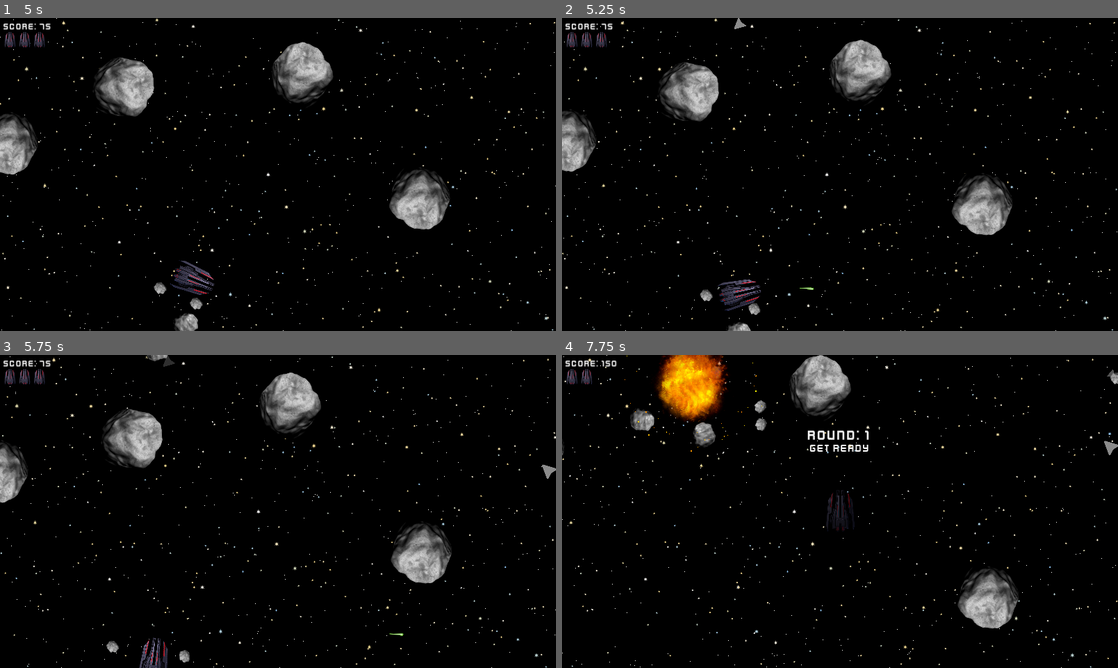
Above: before the commit, frames 1-4 (two rows, left to right).
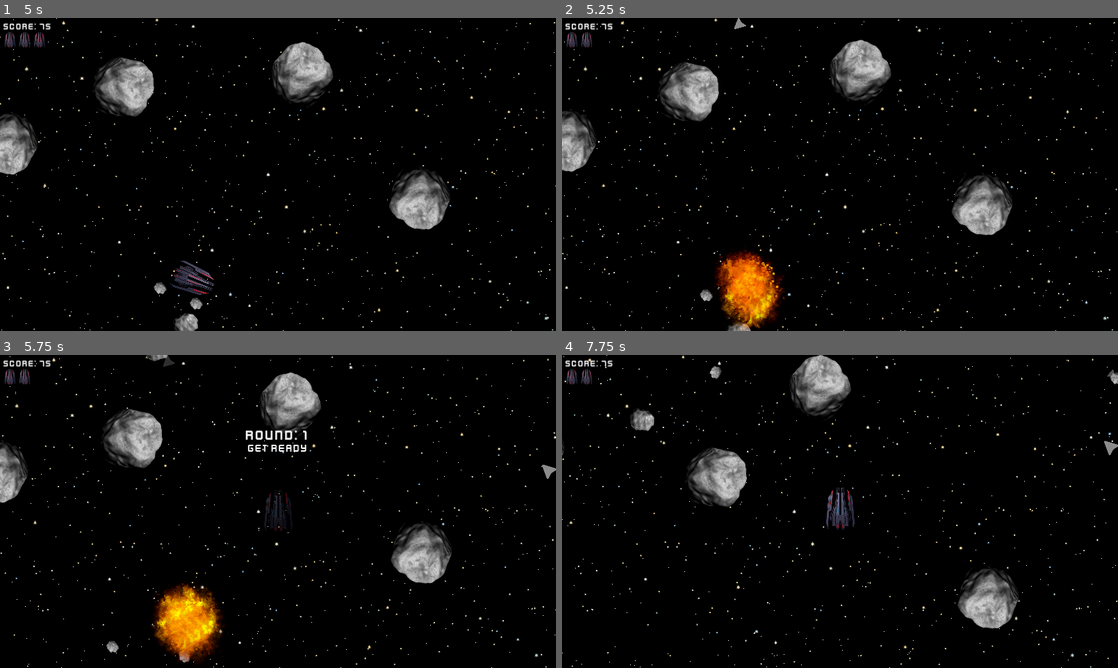
Above: after the commit, the same moments.

Repository: x7bit/godot-asteroids
Game: Godot game, scene res://scenes/main.tscn
Same seed, same stepped clock (60 frames per second), same inputs: the game is played once before the commit and once after it. Sound files missing from this copy of the repository are replaced by a short silence.
Inputs:
- Up to frame 1 (5 s): click "NEW GAME" at 0.5 s; tap Enter (shoot) at 1.25, 1.35, 2.1, 2.85, 3.6, 4.35 s; hold Right (rotate_right) 1.28-2.03 s; hold Down (move_backward) 2.03-2.78 s; hold Right (rotate_right) 2.78-3.53 s; hold Up (move_forward) 3.53-4.28 s; hold Left (rotate_left) from 4.28 s (still down)
- Up to frame 2 (5.25 s): keep holding Left (rotate_left); tap Enter (shoot) at 5.1 s
- Up to frame 3 (5.75 s): keep holding Left (rotate_left)
- Up to frame 4 (7.75 s): release Left (rotate_left) at 5.78 s; hold Down (move_backward) 5.78-6.53 s; tap Enter (shoot) at 5.85, 6.6, 7.35 s; hold Right (rotate_right) 6.53-7.28 s; hold Up (move_forward) from 7.28 s (still down)

Frame 1 is identical in both runs. In frame 2, 2.3% of the frame differs, in the area x 6-46%, y 4-100%; in frame 3, 3.2%; in frame 4, 4.8%, in the area x 7-56%, y 0-57%.

Commit message:
Player die fix

Diff:
--- a/scripts/asteroid.gd
+++ b/scripts/asteroid.gd
@@ -121,8 +121,6 @@
 		apply_central_impulse(randf_range(max_speed * 0.6, max_speed) * Vector2.UP.rotated(initial_move_angle))
 
 func _on_body_entered(body: Node2D) -> void:
-	if body is Player:
-		body.die()
 	if body is Asteroid:
 		if is_bounced:
 			is_bounced = false
--- a/scripts/player.gd
+++ b/scripts/player.gd
@@ -89,7 +89,11 @@
 func _physics_process(delta: float) -> void:
 	if !alive || !Global.game_started: return
 	move(delta)
-	move_and_slide()
+	if move_and_slide():
+		for i in get_slide_collision_count():
+			if get_slide_collision(i).get_collider() is Asteroid:
+				die()
+				break
 
 func move(delta: float) -> void:
 	var y_move: bool = false
